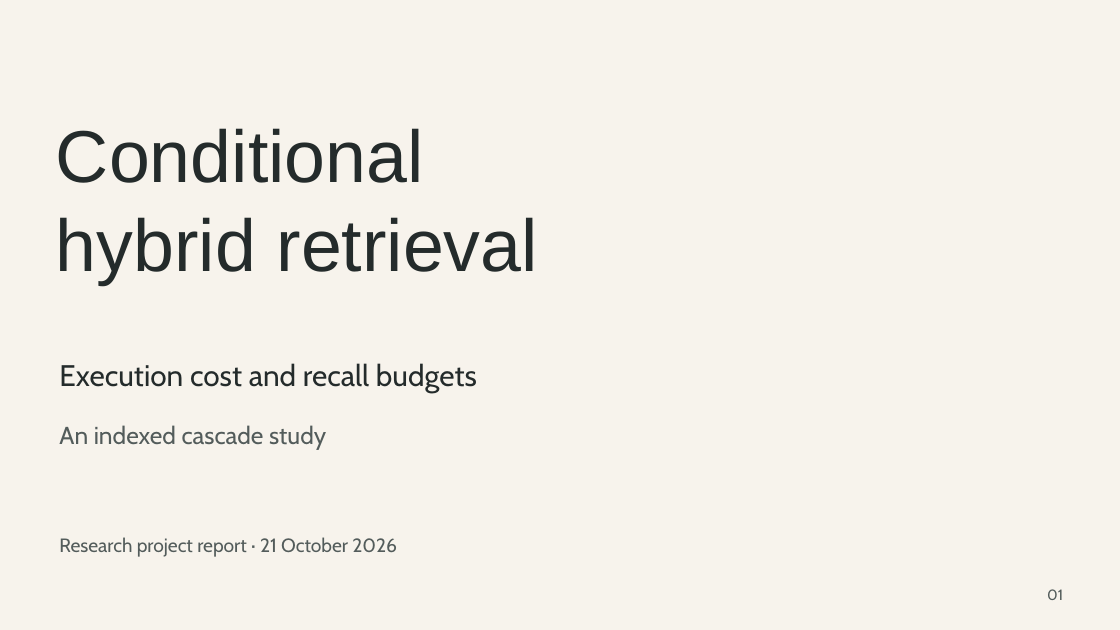
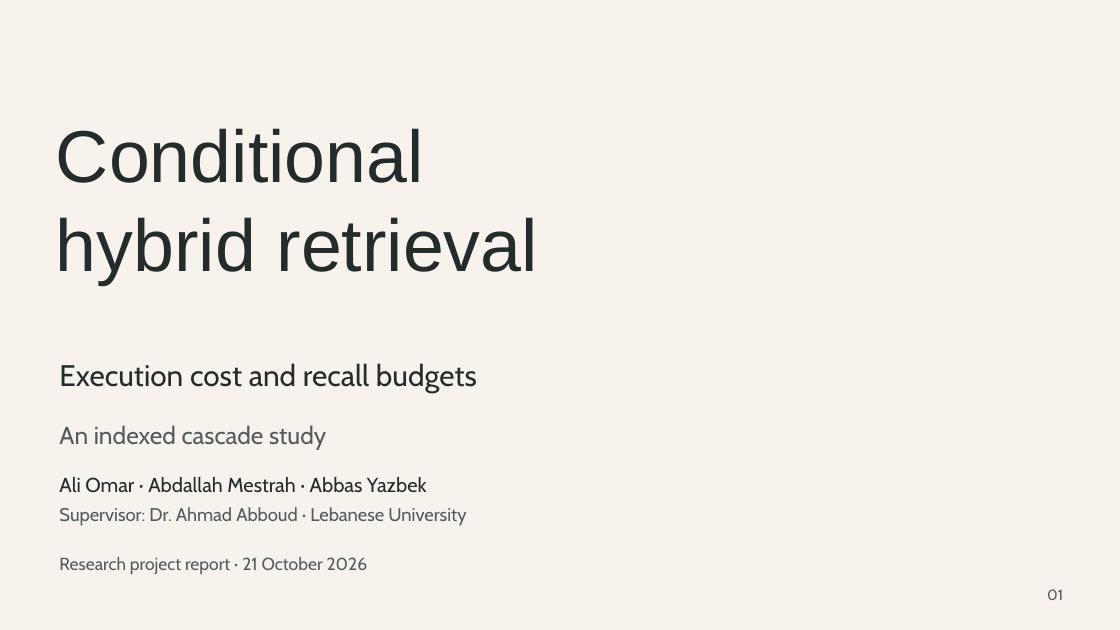
Before and after one commit to aliomar139/rag-research, a slide deck: slide 1 of docs/submission/research_presentation.pptx. Drawn at 1120x630 pixels with LibreOffice and Linux fonts; fonts in the diff are those of the drawing. Boxes give left, top, right and bottom in pixels: in the first picture for what was removed or moved away, otherwise in the second. Text is boxed around its words. In the diff, an @@ line names an element or a change of style, - is before the commit and + after.

Commit message:
Update research materials with author details and enhance documentation

```diff
--- a/docs/submission/research_presentation.pptx
+++ b/docs/submission/research_presentation.pptx
@@ text added at (59, 477, 427, 493), 17.2 pt, text #242B2B @@
+Ali Omar · Abdallah Mestrah · Abbas Yazbek
@@ text added at (59, 507, 466, 526), 15.8 pt, text #535C5B @@
+Supervisor: Dr. Ahmad Abboud · Lebanese University
@@ text "Research project report · 21 ...": place and size @@
-text "Research project report · 21 ..." at (59, 537, 397, 557)
+text "Research project report · 21 ..." at (59, 557, 368, 574)
@@ text "Research project report · 21 ..." at (59, 557, 368, 574): size 16.5 to 15 pt @@
```
Also in this commit, not shown: 12 other files.
